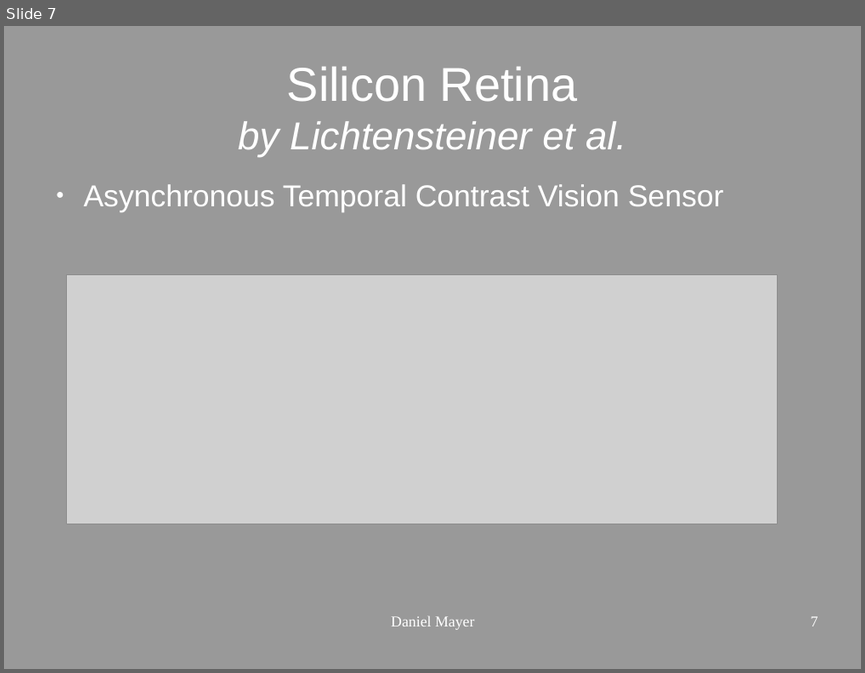
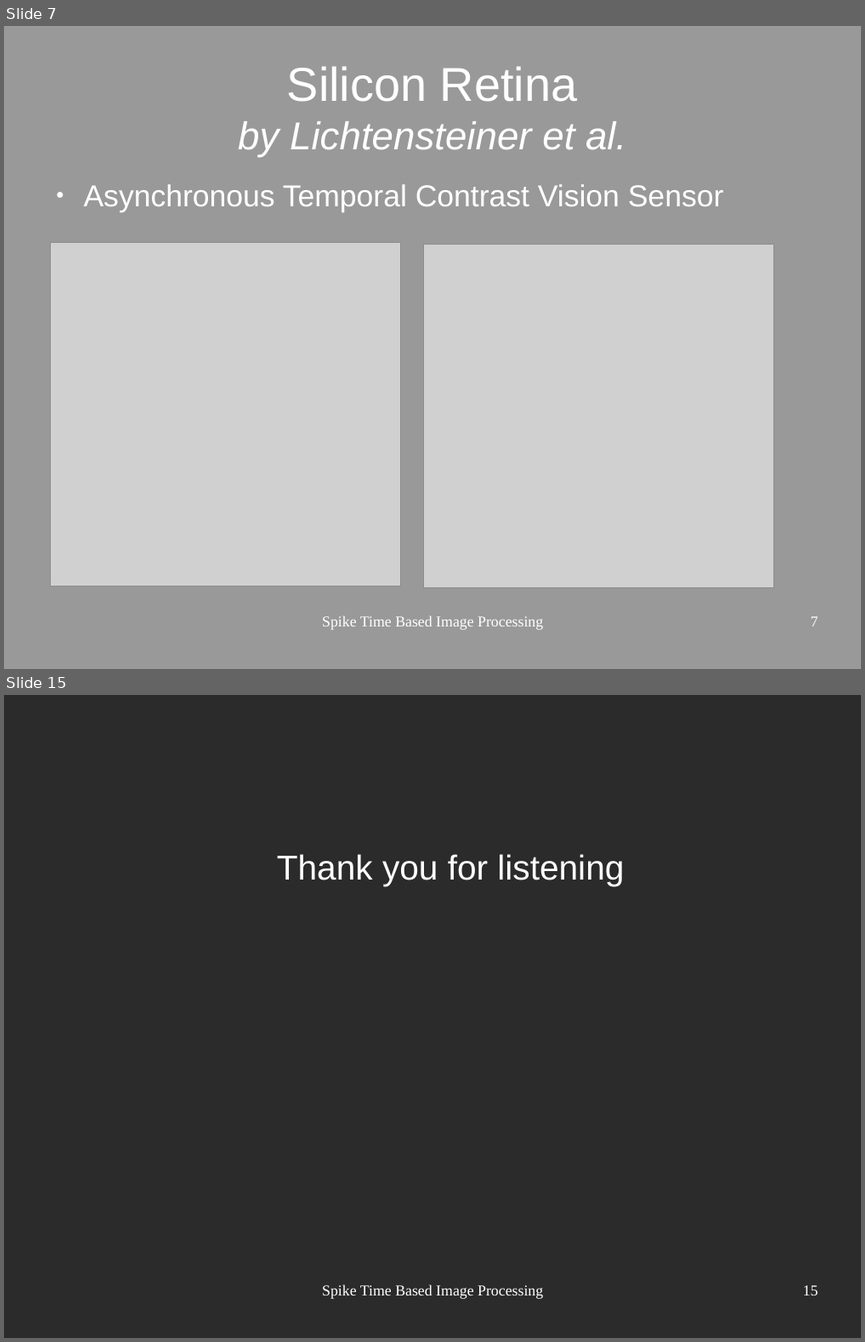
Before and after one commit to gnummig/Spike_time_dependent_plasticity, a slide deck: presentation/STDP_neuromorphics.odp. Shown one above the other, each under a label of ours: slide 7 before the commit, slides 7 and 15 after it; the slides between them are not shown. The pictures are 865x673 and 865x1342 pixels, drawn with LibreOffice and Linux fonts; fonts in the diff are those of the drawing; grey boxes stand for pictures; background and template pictures are left out; a plain dark background stands for a picture behind light text. Boxes give left, top, right and bottom in pixels: in the first picture for what was removed or moved away, otherwise in the second. Text is boxed around its words. In the diff, an @@ line names an element or a change of style, - is before the commit and + after.

```diff
--- a/presentation/STDP_neuromorphics.odp
+++ b/presentation/STDP_neuromorphics.odp
@@ slide 15 added at (x1=4, y1=695, x2=861, y2=1338), background picture (left out) @@
@@ text added at (x1=277, y1=854, x2=624, y2=886), 32 pt, text #FFFFFF @@
+Thank you for listening
@@ text added at (x1=322, y1=1284, x2=543, y2=1299), 14 pt, text #FFFFFF @@
+Spike Time Based Image Processing
@@ page number added at (x1=803, y1=1285, x2=818, y2=1295), 14 pt, text #FFFFFF @@
+15
@@ slide 7 changed as well @@
@@ picture added at (x1=51, y1=242, x2=401, y2=586) @@
@@ picture resized from (x1=66, y1=275, x2=778, y2=524) to (x1=424, y1=244, x2=774, y2=587) @@
@@ text at (x1=322, y1=616, x2=543, y2=630): text changed @@
-Daniel Mayer
+Spike Time Based Image Processing
```
Also in this commit, not shown: 5 other slides changed, 7 other slides added, 1 slide removed, 7 other files.
